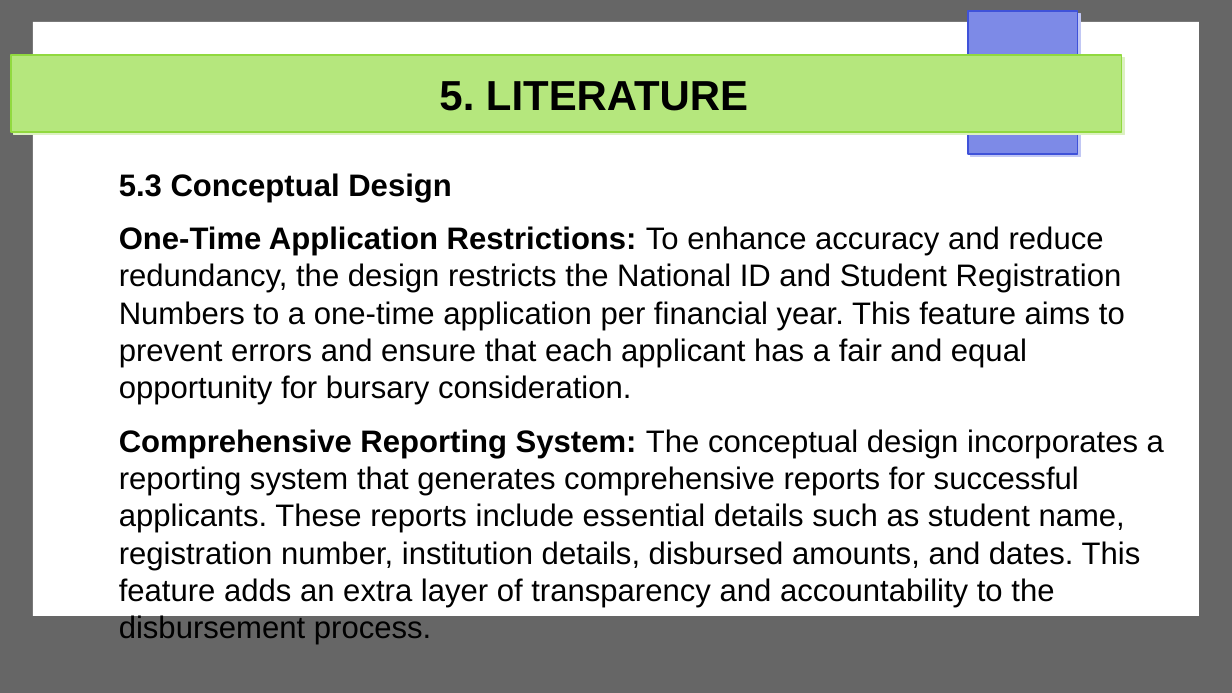
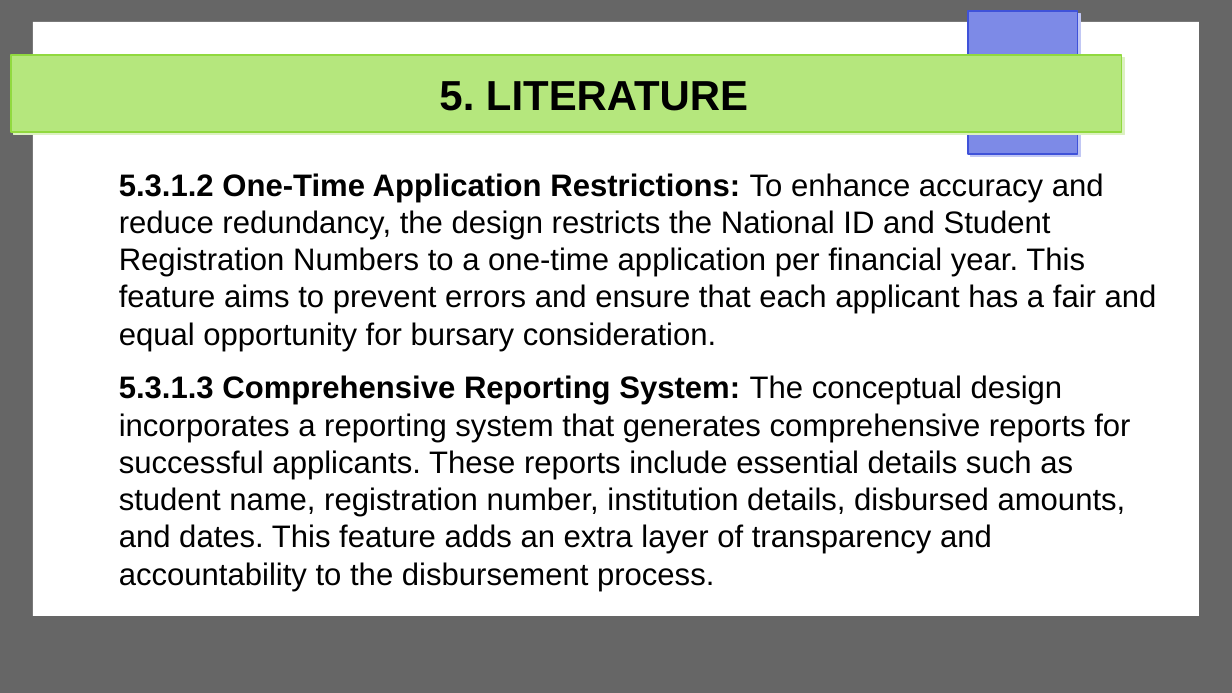
Before and after one commit to Michael-Otieno-Kasuku/Mashinani, a slide deck: slide 15 of docs/proposal/mashinani.odp. Drawn at 1232x693 pixels with LibreOffice and Linux fonts; fonts in the diff are those of the drawing. Boxes give left, top, right and bottom in pixels: in the first picture for what was removed or moved away, otherwise in the second. Text is boxed around its words. In the diff, an @@ line names an element or a change of style, - is before the commit and + after.

```diff
--- a/docs/proposal/mashinani.odp
+++ b/docs/proposal/mashinani.odp
@@ text at bbox=[119, 173, 1157, 591]: text changed @@
-5.3 Conceptual Design
-One-Time Application Restrictions: To enhance accuracy and reduce redundancy, the design restricts the National ID and Student Registration Numbers to a one-time application per financial year. This feature aims to prevent errors and ensure that each applicant has a fair and equal opportunity for bursary consideration.
-Comprehensive Reporting System: The conceptual design incorporates a reporting system that generates comprehensive reports for successful applicants. These reports include essential details such as student name, registration number, institution details, disbursed amounts, and dates. This feature adds an extra layer of transparency and accountability to the disbursement process.
+5.3.1.2 One-Time Application Restrictions: To enhance accuracy and reduce redundancy, the design restricts the National ID and Student Registration Numbers to a one-time application per financial year. This feature aims to prevent errors and ensure that each applicant has a fair and equal opportunity for bursary consideration.
+5.3.1.3 Comprehensive Reporting System: The conceptual design incorporates a reporting system that generates comprehensive reports for successful applicants. These reports include essential details such as student name, registration number, institution details, disbursed amounts, and dates. This feature adds an extra layer of transparency and accountability to the disbursement process.
```
Also in this commit, not shown: 8 other slides changed, 4 slides added, 5 slides removed, 2 other files.
